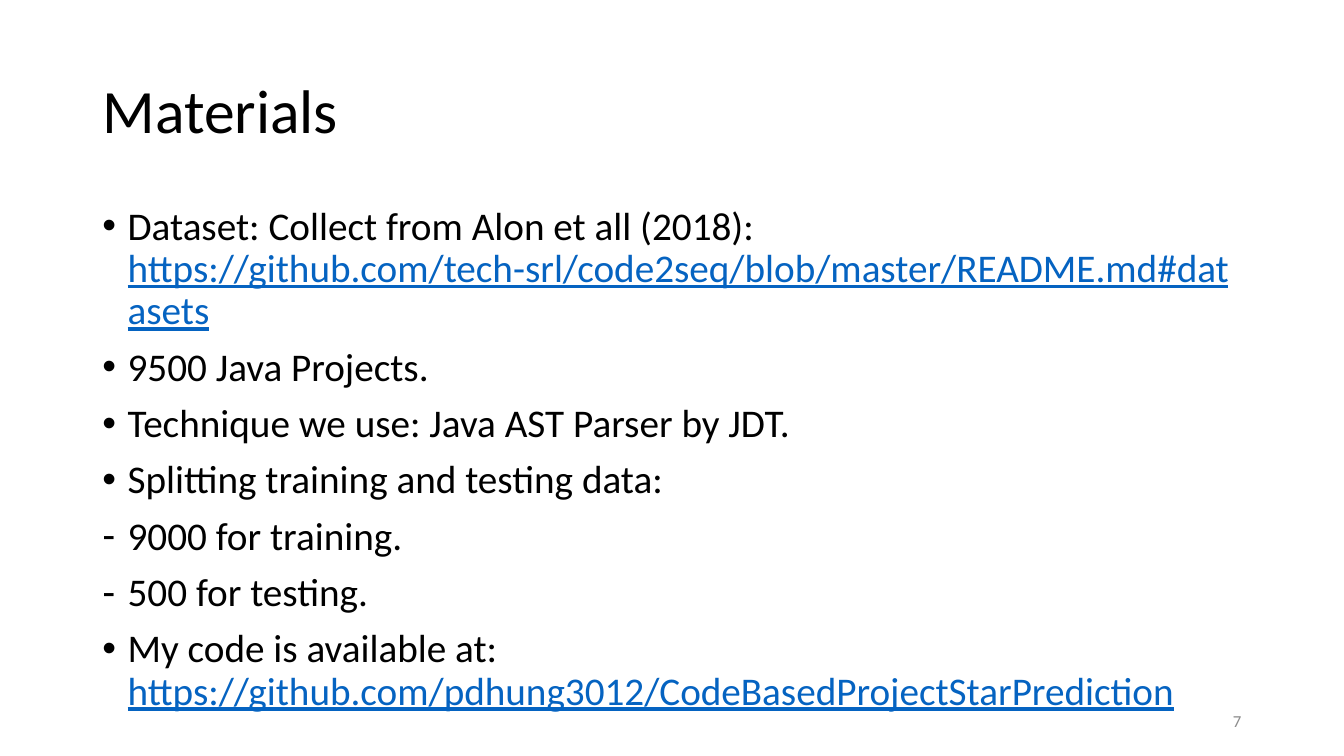
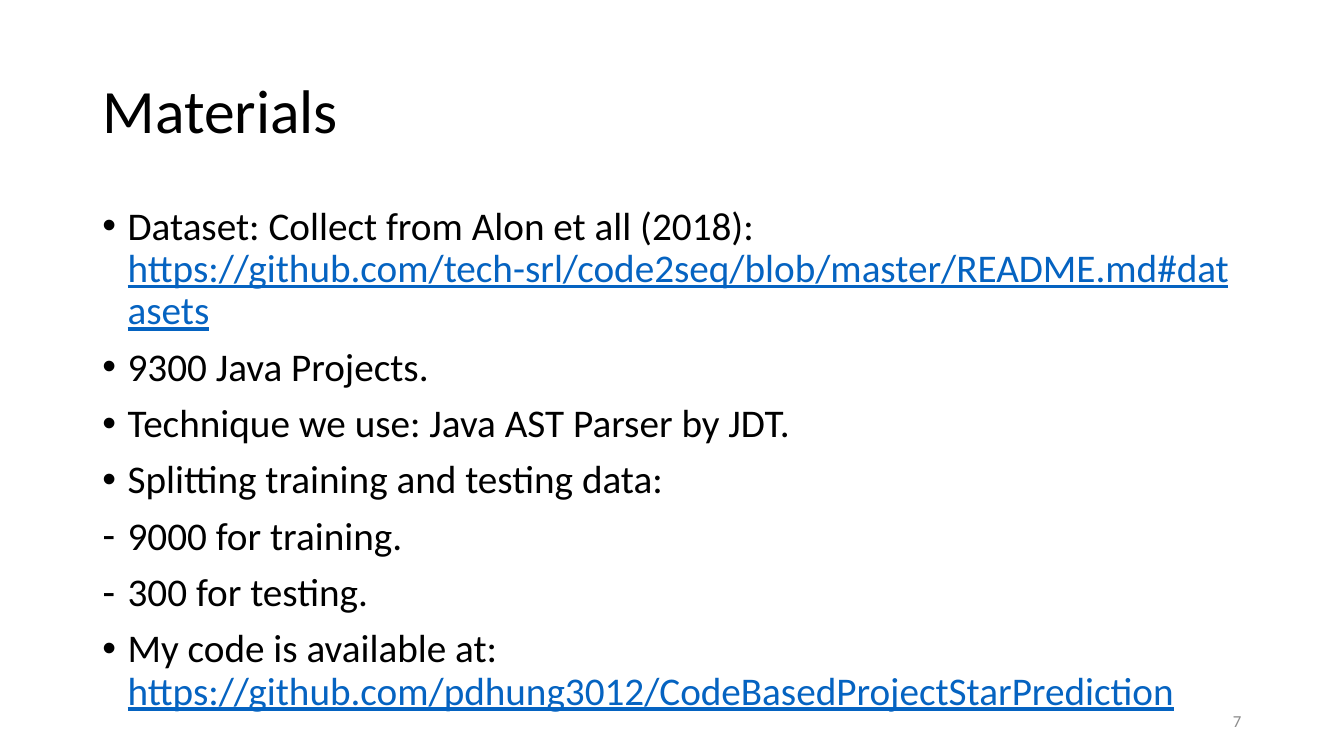
Before and after one commit to pdhung3012/CodeBasedProjectStarPrediction, a slide deck: slide 7 of report/CPE_v3.pptx. Drawn at 1344x756 pixels with LibreOffice and Linux fonts; fonts in the diff are those of the drawing. Boxes give left, top, right and bottom in pixels: in the first picture for what was removed or moved away, otherwise in the second. Text is boxed around its words. In the diff, an @@ line names an element or a change of style, - is before the commit and + after.

Commit message:
add presentation

```diff
--- a/report/CPE_v3.pptx
+++ b/report/CPE_v3.pptx
@@ text at (128, 354, 429, 388): text changed @@
-• 9500 Java Projects.
+• 9300 Java Projects.
@@ text at (128, 579, 368, 613): text changed @@
-– 500 for testing.
+– 300 for testing.
```
Also in this commit, not shown: 1 other slide changed, 1 other file.
